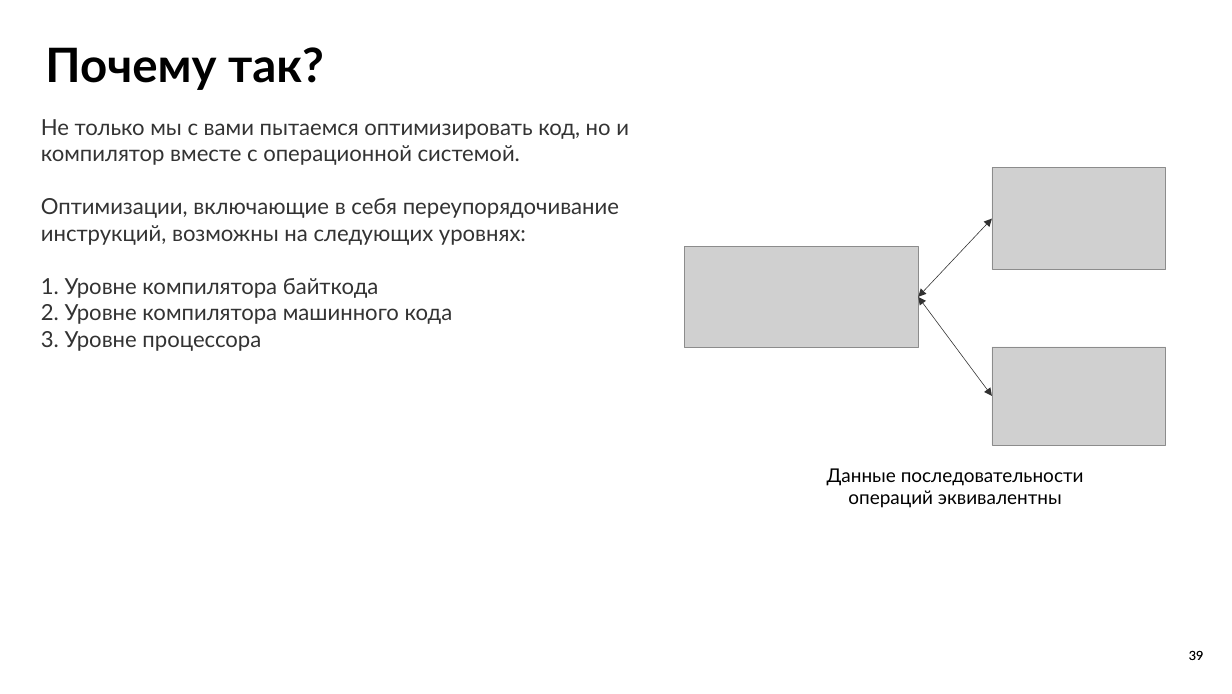
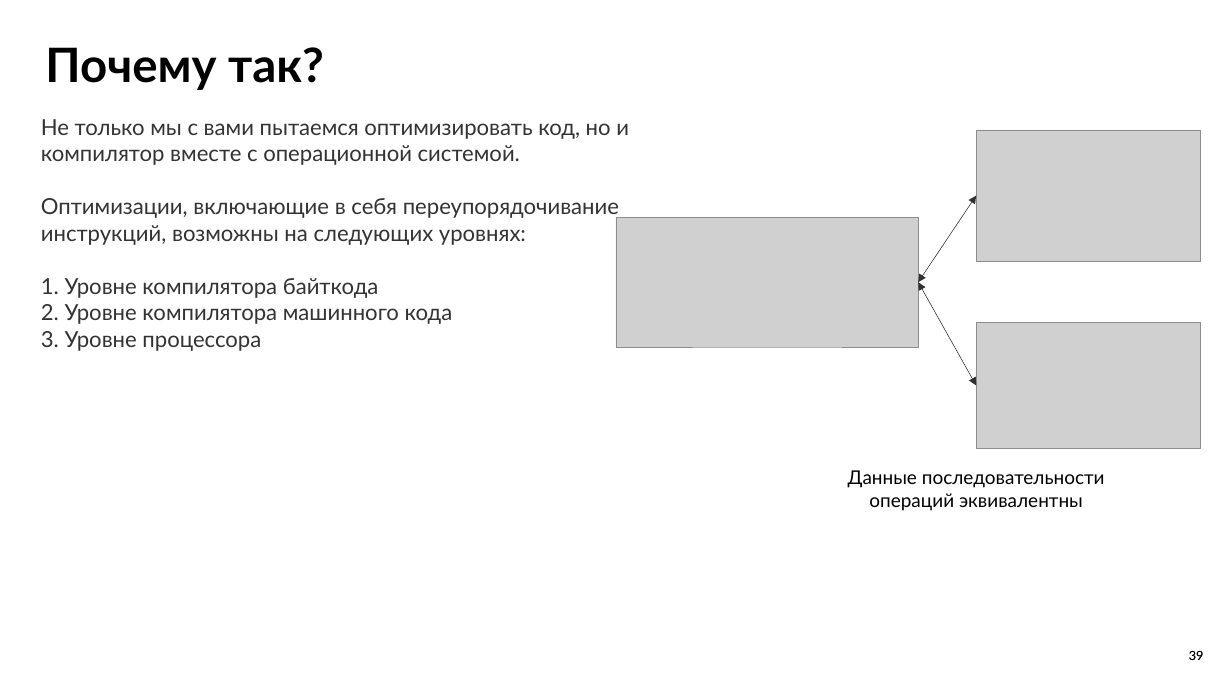
Before and after one commit to LilZaChill/market-pulse-ustinov, a slide deck: slide 39 of advanced/docs/seminar10/Семинар 10.pptx. Drawn at 1232x694 pixels with LibreOffice and Linux fonts; fonts in the diff are those of the drawing; grey boxes stand for pictures. Boxes give left, top, right and bottom in pixels: in the first picture for what was removed or moved away, otherwise in the second. Text is boxed around its words. In the diff, an @@ line names an element or a change of style, - is before the commit and + after.

```diff
--- a/advanced/docs/seminar10/Семинар 10.pptx
+++ b/advanced/docs/seminar10/Семинар 10.pptx
@@ picture: place and size @@
-picture at <box>992,168,1166,270</box>
+picture at <box>976,130,1201,262</box>
@@ double arrow moved from (918, 297) - (992, 219) to (918, 282) - (976, 196) @@
@@ picture: place and size @@
-picture at <box>685,247,918,347</box>
+picture at <box>616,217,918,347</box>
@@ double arrow moved from (918, 297) - (992, 396) to (918, 282) - (976, 386) @@
@@ picture: place and size @@
-picture at <box>992,347,1166,445</box>
+picture at <box>976,323,1201,449</box>
@@ text "Данные последовательности операций эквивалентны": place and size @@
-text "Данные последовательности операций эквивалентны" at <box>827,468,1084,508</box>
+text "Данные последовательности операций эквивалентны" at <box>848,470,1105,511</box>
```
Also in this commit, not shown: 2 other slides changed.
